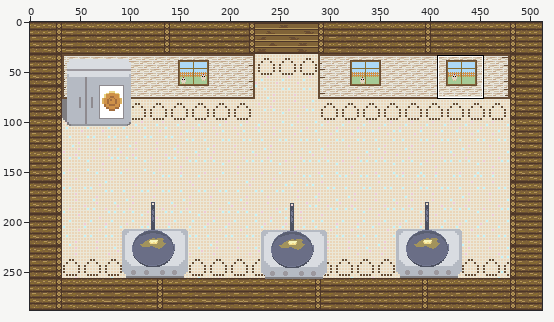
Edited in one commit: sprite sheet (source/assets/kitchen.png). Above, an overview of the earlier version with the close-up marked.
Close-up. Before the commit:
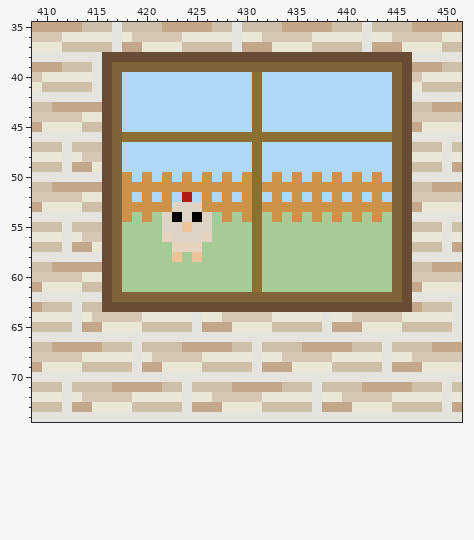
The file is 512x288 pixels. Colours within 5 levels of each other are drawn and written as one. Shown: x 409..451, y 35..74. The commit also changed other parts of the picture, which this record leaves out.
New version:
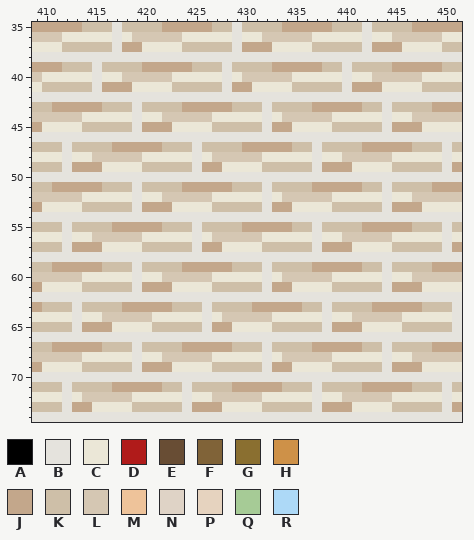
Palette (. is transparent): A #000000  B #e5e3dd  C #ebe7d7  D #b01b1a  E #684d34  F #806338  G #8a6f30  H #ce9148  J #c3a78b  K #cebfa8  L #d5c7b3  M #eec39a  N #dfd3c6  P #e6d3bf  Q #a6cb96  R #add9f7
Edits made:
@@ x 409..451 @@
 37 CCCKKKKKBJJCCCCKKKKKBJJJCCCCKKKKKBJJJCCCCKK
-38 BBBBBBBEEEEEEEEEEEEEEEEEEEEEEEEEEEEEEEBBBBB
-39 JJJKKKBEFFFFFFFFFFFFFFFFFFFFFFFFFFFFFEJJJKK
-40 LCCCCCBEFRRRRRRRRRRRRRGRRRRRRRRRRRRRFELCCCC
-41 CKKKKKBEFRRRRRRRRRRRRRGRRRRRRRRRRRRRFECKKKK
-42 BBBBBBBEFRRRRRRRRRRRRRGRRRRRRRRRRRRRFEBBBBB
-43 KKJJJJJEFRRRRRRRRRRRRRGRRRRRRRRRRRRRFEKKJJJ
-44 LLLLLCCEFRRRRRRRRRRRRRGRRRRRRRRRRRRRFELLLLL
-45 JCCCCKKEFRRRRRRRRRRRRRGRRRRRRRRRRRRRFEJCCCC
-46 BBBBBBBEFGGGGGGGGGGGGGGGGGGGGGGGGGGGFEBBBBB
-47 KKKBKKKEFRRRRRRRRRRRRRGRRRRRRRRRRRRRFEKKKBK
-48 CCCBCLLEFRRRRRRRRRRRRRGRRRRRRRRRRRRRFECCCBC
-49 KKKBJJCEFRRRRRRRRRRRRRGRRRRRRRRRRRRRFEKKKBJ
-50 BBBBBBBEFHRHRHRHRHRHRHGRHRHRHRHRHRHRFEBBBBB
-51 KKJJJJJEFHHHHHHHHHHHHHGHHHHHHHHHHHHHFEKKJJJ
-52 LLLLLCCEFHRHRHRDRHRHRHGRHRHRHRHRHRHRFELLLLL
-53 JCCCCKKEFHHHHHNNNHHHHHGHHHHHHHHHHHHHFEJCCCC
-54 BBBBBBBEFHQHQNANANQHQHGQHQHQHQHQHQHQFEBBBBB
-55 KKKBKKKEFQQQQNNMNNQQQQGQQQQQQQQQQQQQFEKKKBK
-56 CCCBCLLEFQQQQPNNNPQQQQGQQQQQQQQQQQQQFECCCBC
-57 KKKBJJCEFQQQQQPPPQQQQQGQQQQQQQQQQQQQFEKKKBJ
-58 BBBBBBBEFQQQQQMQMQQQQQGQQQQQQQQQQQQQFEBBBBB
-59 KKJJJJJEFQQQQQQQQQQQQQGQQQQQQQQQQQQQFEKKJJJ
-60 LLLLLCCEFQQQQQQQQQQQQQGQQQQQQQQQQQQQFELLLLL
-61 JCCCCKKEFQQQQQQQQQQQQQGQQQQQQQQQQQQQFEJCCCC
-62 BBBBBBBEFFFFFFFFFFFFFFFFFFFFFFFFFFFFFEBBBBB
-63 JKKKBKKEEEEEEEEEEEEEEEEEEEEEEEEEEEEEEEJKKKB
-64 CCCCBCLLLLLCCCCCBCCLLLLLCCCCCBCCLLLLLCCCCCB
-65 KKKKBJJCCCCKKKKKBJJJCCCCKKKKKBJJJCCCCKKKKKB
+38 BBBBBBBBBBBBBBBBBBBBBBBBBBBBBBBBBBBBBBBBBBB
+39 JJJKKKBKKKKJJJJJKKKBKKKKJJJJJKKBKKKKJJJJJKK
+40 LCCCCCBCCLLLLLCCCCCBCLLLLLCCCCCBCCLLLLLCCCC
+41 CKKKKKBJJJCCCCKKKKKBJJCCCCKKKKKBJJJCCCCKKKK
+42 BBBBBBBBBBBBBBBBBBBBBBBBBBBBBBBBBBBBBBBBBBB
+43 KKJJJJJKKKBKKKKJJJJJKKKBKKKKJJJJJKKBKKKKJJJ
+44 LLLLLCCCCCBCCLLLLLCCCCCBCLLLLLCCCCCBCCLLLLL
+45 JCCCCKKKKKBJJJCCCCKKKKKBJJCCCCKKKKKBJJJCCCC
+46 BBBBBBBBBBBBBBBBBBBBBBBBBBBBBBBBBBBBBBBBBBB
+47 KKKBKKKKJJJJJKKKBKKKKJJJJJKKBKKKKJJJJJKKKBK
+48 CCCBCCLLLLLCCCCCBCLLLLLCCCCCBCCLLLLLCCCCCBC
+49 KKKBJJJCCCCKKKKKBJJCCCCKKKKKBJJJCCCCKKKKKBJ
+50 BBBBBBBBBBBBBBBBBBBBBBBBBBBBBBBBBBBBBBBBBBB
+51 KKJJJJJKKKBKKKKJJJJJKKKBKKKKJJJJJKKBKKKKJJJ
+52 LLLLLCCCCCBCCLLLLLCCCCCBCLLLLLCCCCCBCCLLLLL
+53 JCCCCKKKKKBJJJCCCCKKKKKBJJCCCCKKKKKBJJJCCCC
+54 BBBBBBBBBBBBBBBBBBBBBBBBBBBBBBBBBBBBBBBBBBB
+55 KKKBKKKKJJJJJKKKBKKKKJJJJJKKBKKKKJJJJJKKKBK
+56 CCCBCCLLLLLCCCCCBCLLLLLCCCCCBCCLLLLLCCCCCBC
+57 KKKBJJJCCCCKKKKKBJJCCCCKKKKKBJJJCCCCKKKKKBJ
+58 BBBBBBBBBBBBBBBBBBBBBBBBBBBBBBBBBBBBBBBBBBB
+59 KKJJJJJKKKBKKKKJJJJJKKKBKKKKJJJJJKKBKKKKJJJ
+60 LLLLLCCCCCBCCLLLLLCCCCCBCLLLLLCCCCCBCCLLLLL
+61 JCCCCKKKKKBJJJCCCCKKKKKBJJCCCCKKKKKBJJJCCCC
+62 BBBBBBBBBBBBBBBBBBBBBBBBBBBBBBBBBBBBBBBBBBB
+63 JKKKBKKKKJJJJJKKKBKKKKJJJJJKKBKKKKJJJJJKKKB
+64 CCCCBCCLLLLLCCCCCBCLLLLLCCCCCBCCLLLLLCCCCCB
+65 KKKKBJJJCCCCKKKKKBJJCCCCKKKKKBJJJCCCCKKKKKB
 66 BBBBBBBBBBBBBBBBBBBBBBBBBBBBBBBBBBBBBBBBBBB
-67 KKJJJJJKKKBKKKKJJJJJKKBKKKKJJJJJKKKBKKKKJJJ
-68 LLLLLCCCCCBCLLLLLCCCCCBCCLLLLLCCCCCBCCLLLLL
-69 JCCCCKKKKKBJJCCCCKKKKKBJJJCCCCKKKKKBJJJCCCC
+67 KKJJJJJKKKBKKKKJJJJJKKKBKKKKJJJJJKKBKKKKJJJ
+68 LLLLLCCCCCBCCLLLLLCCCCCBCLLLLLCCCCCBCCLLLLL
+69 JCCCCKKKKKBJJJCCCCKKKKKBJJCCCCKKKKKBJJJCCCC
 70 BBBBBBBBBBBBBBBBBBBBBBBBBBBBBBBBBBBBBBBBBBB
Boxes around the changes in both close-ups, in picture pixels (x1, y1, x2, y2):
changed: (82, 52, 412, 372)
